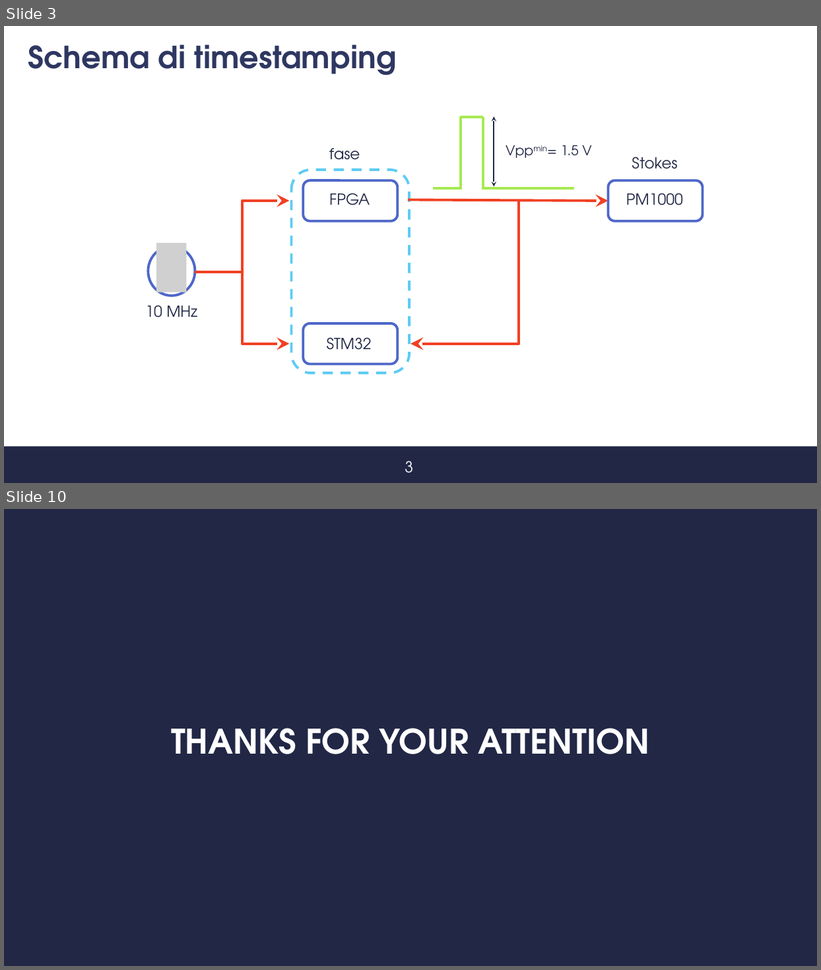
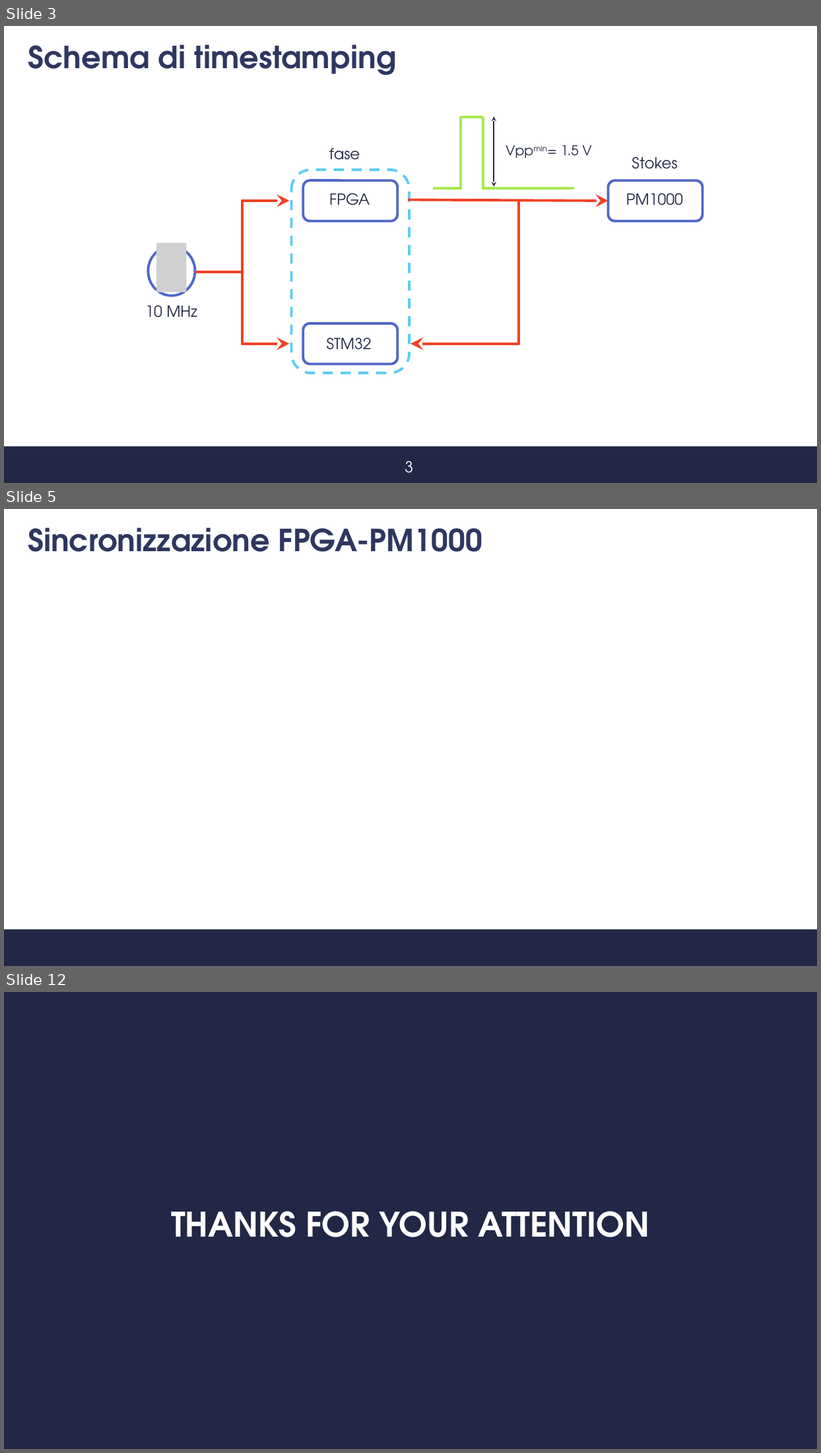
Before and after one commit to s347960/Presentazione, a slide deck: Presentazione_07_09.pptx. Shown one above the other, each under a label of ours: slides 3 and 10 before the commit, slides 3, 5 and 12 after it; the slides between them are not shown. The pictures are 821x970 and 821x1453 pixels, drawn with LibreOffice and Linux fonts; fonts in the diff are those of the drawing; grey boxes stand for pictures; background and template pictures are left out. Boxes give left, top, right and bottom in pixels: in the first picture for what was removed or moved away, otherwise in the second. Text is boxed around its words. In the diff, an @@ line names an element or a change of style, - is before the commit and + after.

```diff
--- a/Presentazione_07_09.pptx
+++ b/Presentazione_07_09.pptx
@@ slide 5 added at [4,509,817,966], background #FFFFFF; not listed: 1 template element that a slide beside it also shows @@
@@ title added at [28,527,482,552], 36 pt, text #2E3761, bold @@
+Sincronizzazione FPGA-PM1000
@@ what was slide 10 is now slide 12 @@
```
Also in this commit, not shown: 7 other slides added, 6 slides removed, 1 other file.
